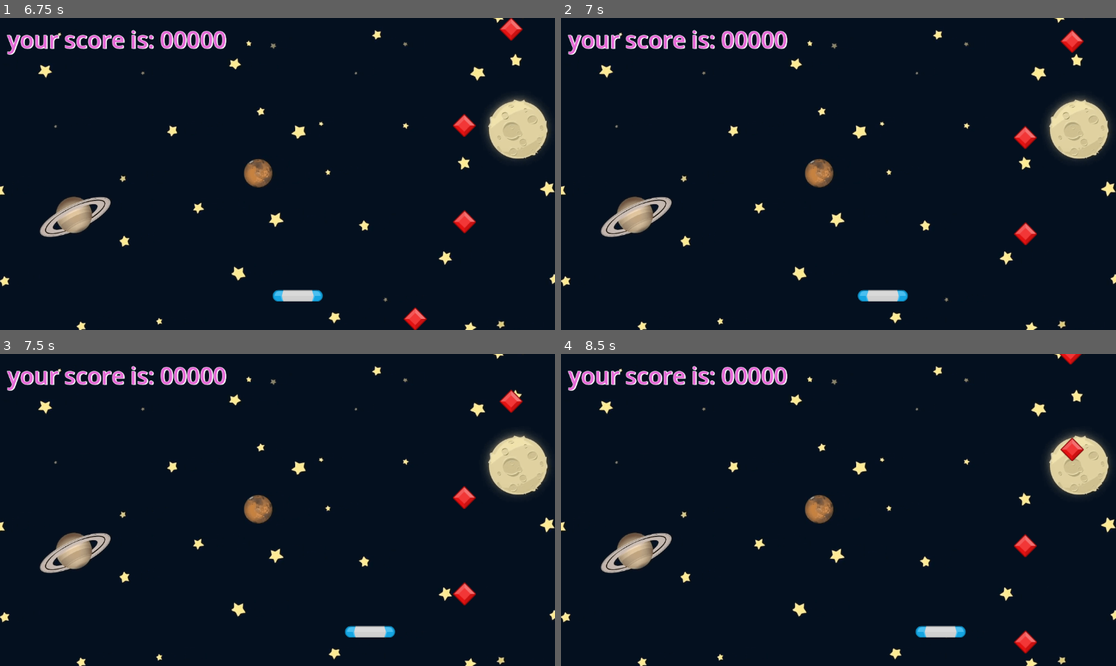
Above: before the commit, frames 1-4 (two rows, left to right).
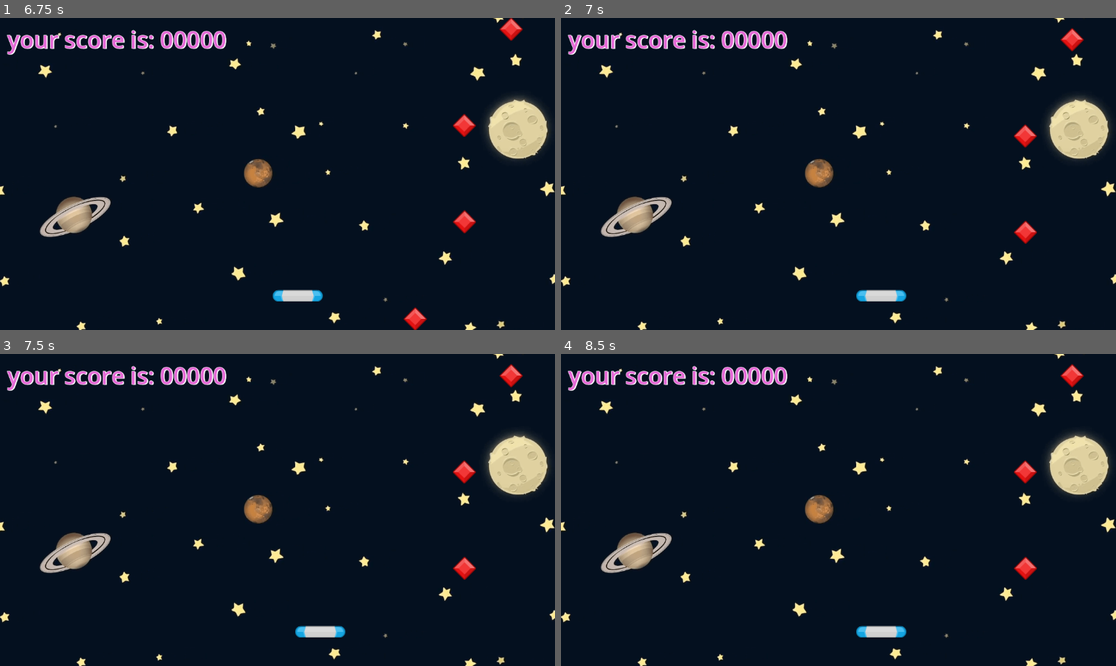
Above: after the commit, the same moments.

Repository: MohammadShool/godot-gem-catcher
Game: Godot game, scene res://scenes/game.tscn
The game is run twice, just before and just after one commit, with the same random seed, the same clock (stepped at 60 frames per second) and the same inputs.
Inputs:
- Up to frame 1 (6.75 s): hold D (right) 0.53-1.28 s; hold A (left) 1.28-2.03 s; hold D (right) 2.03-3.53 s; hold A (left) 3.53-5.78 s; hold D (right) from 5.78 s (still down)
- Up to frame 2 (7 s): keep holding D (right)
- Up to frame 3 (7.5 s): keep holding D (right)
- Up to frame 4 (8.5 s): release D (right) at 8.03 s; hold A (left) from 8.03 s (still down)

Frame 1 is identical in both runs. In frame 2, 0.4% of the frame differs, in the area x 53-95%, y 3-91%; in frame 3, 1.7%; in frame 4, 1.8%, in the area x 53-95%, y 0-96%.

Commit message:
gameover and audios

Diff:
--- a/scenes/game.gd
+++ b/scenes/game.gd
@@ -1,8 +1,12 @@
 extends Node2D
+
+const EXPLODE = preload("res://assets/explode.wav")
 
 @export var gem_scene: PackedScene
 
 @onready var score_label: Label = $Label
+@onready var timer: Timer = $Timer
+@onready var audio_stream_player_2d: AudioStreamPlayer2D = $AudioStreamPlayer2D
 
 var _score: int = 0
 # Called when the node enters the scene tree for the first time.
@@ -22,8 +26,19 @@
 	new_gem.on_gem_off_screen.connect(game_over)
 	add_child(new_gem)
 
+func stop_all ():
+	timer.stop()
+	for child in get_children():
+		child.set_process(false)
+
 func game_over() -> void:
-	print("game over")
+	stop_all()
+	death_audio()
+
+func death_audio() -> void:
+	audio_stream_player_2d.stop()
+	audio_stream_player_2d.stream = EXPLODE
+	audio_stream_player_2d.play()
 
 func _on_timer_timeout() -> void:
 	spawn_gem()
@@ -32,6 +47,7 @@
 func _on_paddle_area_entered(area: Area2D) -> void:
 	_score+=1
 	area.queue_free()
+	audio_stream_player_2d.play()
 	format_score_label()
 
 func format_score_label ():
--- a/scenes/game.tscn
+++ b/scenes/game.tscn
@@ -1,9 +1,11 @@
-[gd_scene load_steps=5 format=3 uid="uid://d30lpvljhcafw"]
+[gd_scene load_steps=7 format=3 uid="uid://d30lpvljhcafw"]
 
 [ext_resource type="Script" uid="uid://dx3t7k5fdqd8n" path="res://scenes/game.gd" id="1_lbhrr"]
 [ext_resource type="Texture2D" uid="uid://c0vs0di8xvo56" path="res://assets/GameBg.png" id="1_uwrxv"]
 [ext_resource type="PackedScene" uid="uid://cuxp8hdxru751" path="res://scenes/paddle.tscn" id="2_yqjtg"]
 [ext_resource type="PackedScene" uid="uid://bhfsgn7ah4fdo" path="res://scenes/gem.tscn" id="3_lnu2h"]
+[ext_resource type="AudioStream" uid="uid://dfo4onkfyhmi5" path="res://assets/bgm_action_5.mp3" id="5_iywne"]
+[ext_resource type="AudioStream" uid="uid://ubtw0dsp0rl5" path="res://assets/spell1_0.wav" id="6_p57ef"]
 
 [node name="Game" type="Node2D"]
 script = ExtResource("1_lbhrr")
@@ -36,6 +38,14 @@
 theme_override_font_sizes/font_size = 48
 text = "000"
 
+[node name="AudioStreamPlayer" type="AudioStreamPlayer" parent="."]
+stream = ExtResource("5_iywne")
+volume_db = -16.0
+autoplay = true
+
+[node name="AudioStreamPlayer2D" type="AudioStreamPlayer2D" parent="."]
+stream = ExtResource("6_p57ef")
+
 [connection signal="area_entered" from="Paddle" to="." method="_on_paddle_area_entered"]
 [connection signal="area_entered" from="Paddle" to="Paddle" method="_on_area_entered"]
 [connection signal="timeout" from="Timer" to="." method="_on_timer_timeout"]
